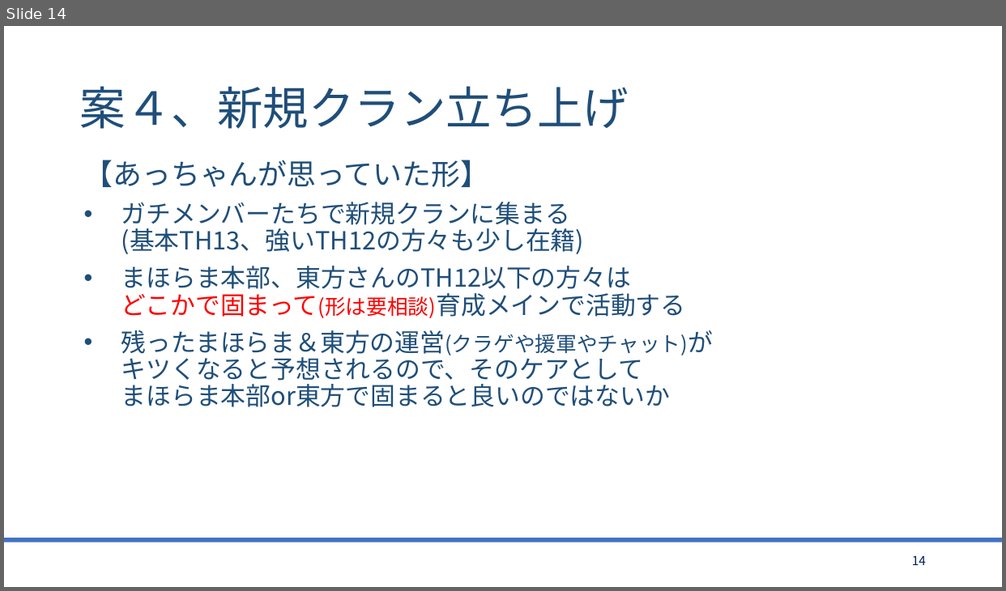
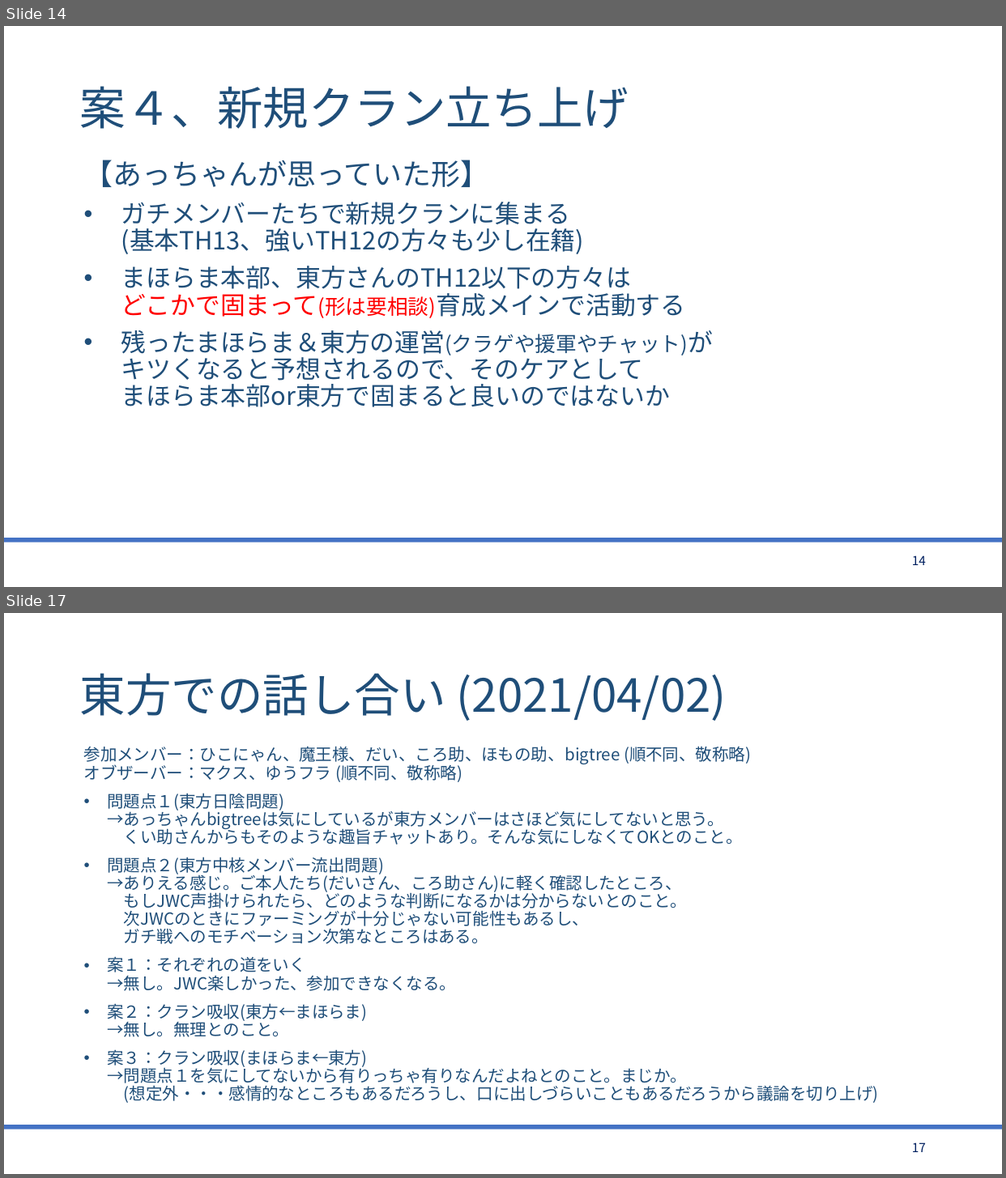
Before and after one commit to bigtreeCoC/documents, a slide deck: 東方とまほらまの今後について.pptx. Shown one above the other, each under a label of ours: slide 14 before the commit, slides 14 and 17 after it; the slides between them are not shown. The pictures are 1006x591 and 1006x1178 pixels, drawn with LibreOffice and Linux fonts; fonts in the diff are those of the drawing. Boxes give left, top, right and bottom in pixels: in the first picture for what was removed or moved away, otherwise in the second. Text is boxed around its words. In the diff, an @@ line names an element or a change of style, - is before the commit and + after.

Commit message:
東方とまほらま(2版)

```diff
--- a/東方とまほらまの今後について.pptx
+++ b/東方とまほらまの今後について.pptx
@@ slide 17 added at (4, 613, 1002, 1174), background #FFFFFF; not listed: 1 template element that a slide beside it also shows @@
@@ title added at (80, 673, 727, 721), 44 pt, text #1F4E79 @@
+東方での話し合い (2021/04/02)
@@ text added at (84, 746, 879, 1103), 16 pt, text #1F4E79 @@
+参加メンバー：ひこにゃん、魔王様、だい、ころ助、ほもの助、bigtree (順不同、敬称略)
+オブザーバー：マクス、ゆうフラ (順不同、敬称略)
+• 問題点１(東方日陰問題)
+  →あっちゃんbigtreeは気にしているが東方メンバーはさほど気にしてないと思う。
+  くい助さんからもそのような趣旨チャットあり。そんな気にしなくてOKとのこと。
+• 問題点２(東方中核メンバー流出問題)
+  →ありえる感じ。ご本人たち(だいさん、ころ助さん)に軽く確認したところ、
+  もしJWC声掛けられたら、どのような判断になるかは分からないとのこと。
+  次JWCのときにファーミングが十分じゃない可能性もあるし、
+  ガチ戦へのモチベーション次第なところはある。
+• 案１：それぞれの道をいく
+  →無し。JWC楽しかった、参加できなくなる。
+• 案２：クラン吸収(東方←まほらま)
+  →無し。無理とのこと。
+• 案３：クラン吸収(まほらま←東方)
+  →問題点１を気にしてないから有りっちゃ有りなんだよねとのこと。まじか。
+  (想定外・・・感情的なところもあるだろうし、口に出しづらいこともあるだろうから議論を切り上げ)
@@ page number added at (912, 1143, 926, 1152), 12 pt, text #002060 @@
+17
```
Also in this commit, not shown: 4 slides changed, 9 other slides added, 1 other file.
